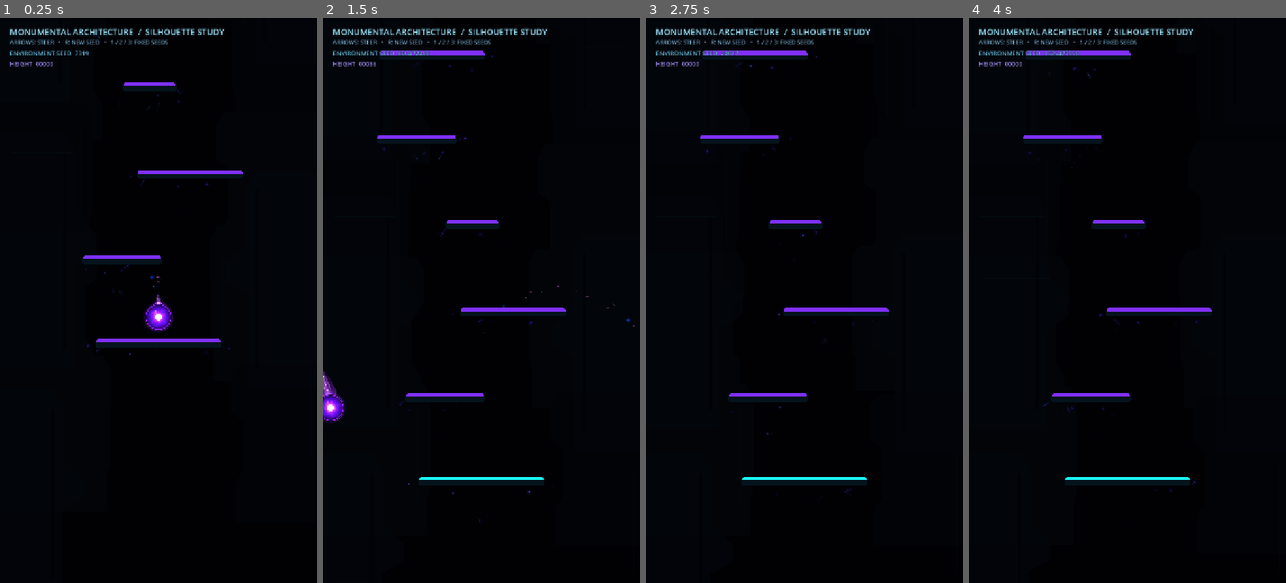
Above: before the commit, frames 1-4 (left to right).
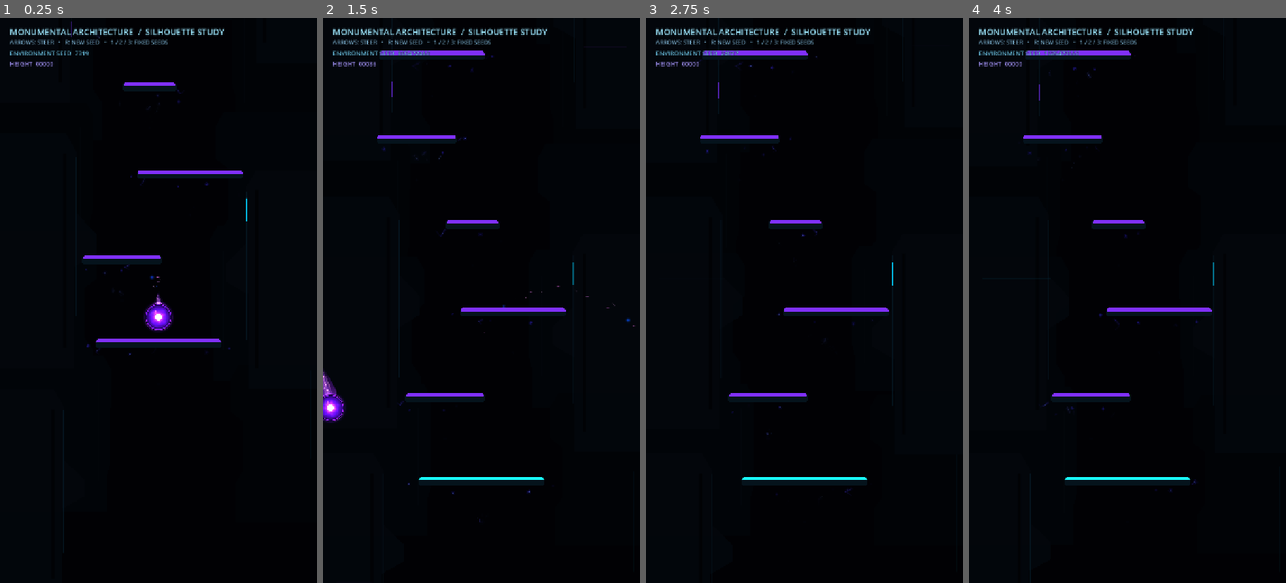
Above: after the commit, the same moments.

Repository: Kryodo/TowerJump
Game: Godot game, scene res://scenes/environment_architecture_test_room.tscn
Same seed, same stepped clock (60 frames per second), same inputs: the game is played once before the commit and once after it. This scene is started directly instead of the project's main scene.
Inputs (mouse positions are in pixels of both pictures, inside the frame that each line leads up to):
- Up to frame 1 (0.25 s): no input
- Up to frame 2 (1.5 s): tap Enter at 0.5 s; move the mouse to (551, 272) at 0.52 s; hold Right (ui_right) 0.53-1.25 s; tap R at 0.6 s; click (551, 272) at 0.67 s; drag from (418, 328) to (465, 413) at 1.27 s
- Up to frame 3 (2.75 s): move the mouse to (836, 176) at 2.02 s; hold Right (ui_right) from 2.03 s (still down); tap 2 at 2.1 s
- Up to frame 4 (4 s): release Right (ui_right) at 2.75 s; tap Space at 2.75 s; drag from (1111, 413) to (1032, 215) at 2.77 s; tap Enter at 3.5 s; move the mouse to (1222, 385) at 3.52 s; hold Left (ui_left) from 3.53 s (still down); tap R at 3.6 s

The runs differ from the first frame. In frame 1, less than 0.1% of the frame differs, in the area x 22-78%, y 0-36%; in frame 2, less than 0.1%, in the area x 21-80%, y 11-48%; in frame 3, less than 0.1%; in frame 4, less than 0.1%.

Commit message:
Make silhouettes readable and add sparse HDR edge accents

Diff:
--- a/scripts/procedural_architecture_draw_layer.gd
+++ b/scripts/procedural_architecture_draw_layer.gd
@@ -17,13 +17,16 @@
 
 var _rng := RandomNumberGenerator.new()
 
-const FAR_MASS_A := Color(0.006, 0.013, 0.027, 0.98)
-const FAR_MASS_B := Color(0.008, 0.016, 0.033, 0.96)
-const MID_MASS := Color(0.009, 0.019, 0.037, 0.90)
-const MID_SHADOW := Color(0.004, 0.010, 0.023, 0.92)
-const SEAM_CYAN := Color(0.025, 0.17, 0.23, 0.23)
-const SEAM_VIOLET := Color(0.095, 0.045, 0.17, 0.20)
-const NEAR_SEAM := Color(0.018, 0.11, 0.15, 0.12)
+const FAR_MASS_A := Color(0.004, 0.012, 0.026, 0.98)
+const FAR_MASS_B := Color(0.006, 0.016, 0.032, 0.98)
+const MID_MASS := Color(0.011, 0.024, 0.044, 0.96)
+const MID_SHADOW := Color(0.003, 0.008, 0.019, 0.96)
+const SEAM_CYAN := Color(0.025, 0.19, 0.26, 0.42)
+const SEAM_VIOLET := Color(0.15, 0.07, 0.27, 0.34)
+const NEAR_SEAM := Color(0.018, 0.13, 0.18, 0.20)
+const ACCENT_CYAN := Color(0.012, 0.82, 1.15, 0.84)
+const ACCENT_VIOLET := Color(0.42, 0.16, 0.88, 0.78)
+const EDGE_REVEAL := Color(0.026, 0.105, 0.155, 0.64)
 
 
 func _draw() -> void:
@@ -120,6 +123,17 @@
 	])
 	draw_colored_polygon(silhouette, MID_MASS)
 
+	# A quiet edge reveal separates the mass from the game background, while
+	# the broad fill still carries most of the structure's visual weight.
+	var inner_edge_x: float = edge_x + side * (width - 2.0)
+	draw_line(
+		Vector2(inner_edge_x, top_y + height * 0.10),
+		Vector2(inner_edge_x, top_y + height * 0.78),
+		EDGE_REVEAL,
+		2.0,
+		true
+	)
+
 	# A single dark inset makes the upright feel thick and constructed.
 	var inset_x: float = edge_x + side * (width - 27.0)
 	draw_line(
@@ -142,12 +156,22 @@
 			true
 		)
 
-	# A restrained cap edge occasionally catches light; never trace every edge.
-	if index % 4 == 0:
+	# Most modules stay unlit. Every fifth module gets a short HDR edge accent,
+	# enough to react to the game's glow pass without tracing every edge.
+	var accent_y: float = top_y + height * (0.13 if index % 5 == 0 else 0.64)
+	if index % 5 == 0:
 		draw_line(
-			Vector2(edge_x + side * 12.0, top_y + 96.0),
-			Vector2(edge_x + side * (width - 12.0), top_y + 96.0),
-			Color(0.025, 0.14, 0.19, 0.19),
+			Vector2(inner_edge_x, accent_y),
+			Vector2(inner_edge_x, accent_y + height * 0.105),
+			ACCENT_CYAN,
+			2.0,
+			true
+		)
+	elif index % 7 == 0:
+		draw_line(
+			Vector2(inner_edge_x, accent_y),
+			Vector2(inner_edge_x, accent_y + height * 0.07),
+			ACCENT_VIOLET,
 			2.0,
 			true
 		)
@@ -204,6 +228,13 @@
 	])
 	draw_colored_polygon(aperture, Color(0.003, 0.007, 0.017, 1.0))
 
+	# Partial contour reveals clarify the monument's shape. Only a few short
+	# HDR segments glow under the same WorldEnvironment as the normal game.
+	draw_line(Vector2(cx - 245.0, cy + 165.0), Vector2(cx - 245.0, cy - 118.0), ACCENT_CYAN, 2.5, true)
+	draw_line(Vector2(cx + 245.0, cy - 118.0), Vector2(cx + 245.0, cy + 165.0), ACCENT_CYAN, 2.5, true)
+	draw_line(Vector2(cx - 128.0, cy - 390.0), Vector2(cx - 76.0, cy - 320.0), ACCENT_VIOLET, 2.0, true)
+	draw_line(Vector2(cx + 128.0, cy - 390.0), Vector2(cx + 76.0, cy - 320.0), ACCENT_VIOLET, 2.0, true)
+
 	# Inner reveals and only two small lit joints. No circular halo, floating
 	# shards, or duplicated gate geometry on the parallax layers.
 	draw_line(
